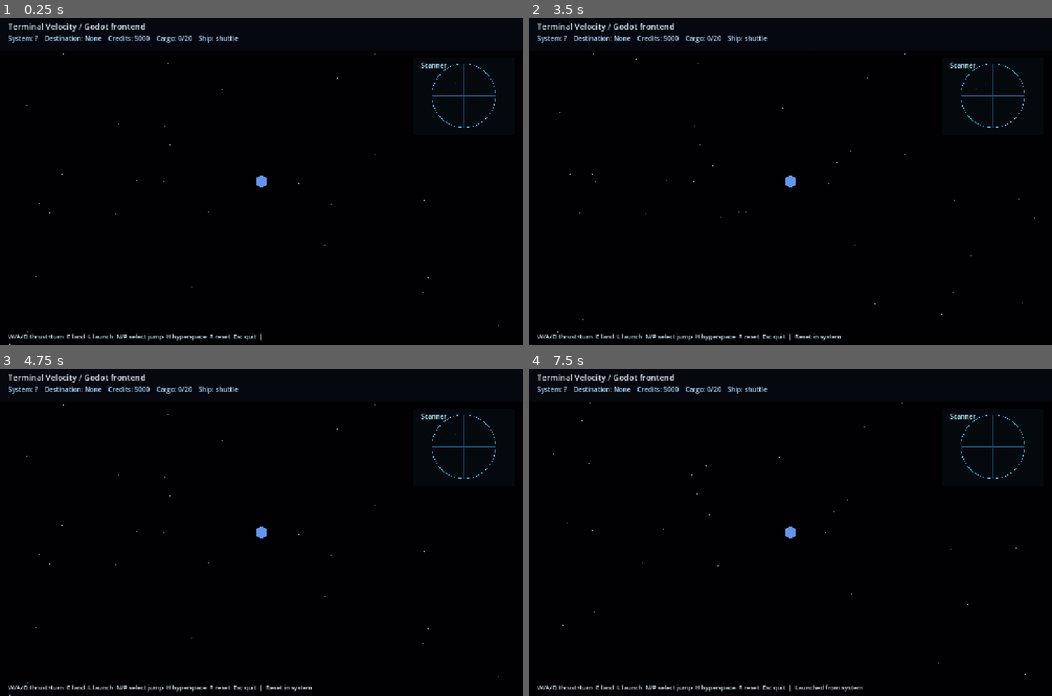
Above: before the commit, frames 1-4 (two rows, left to right).
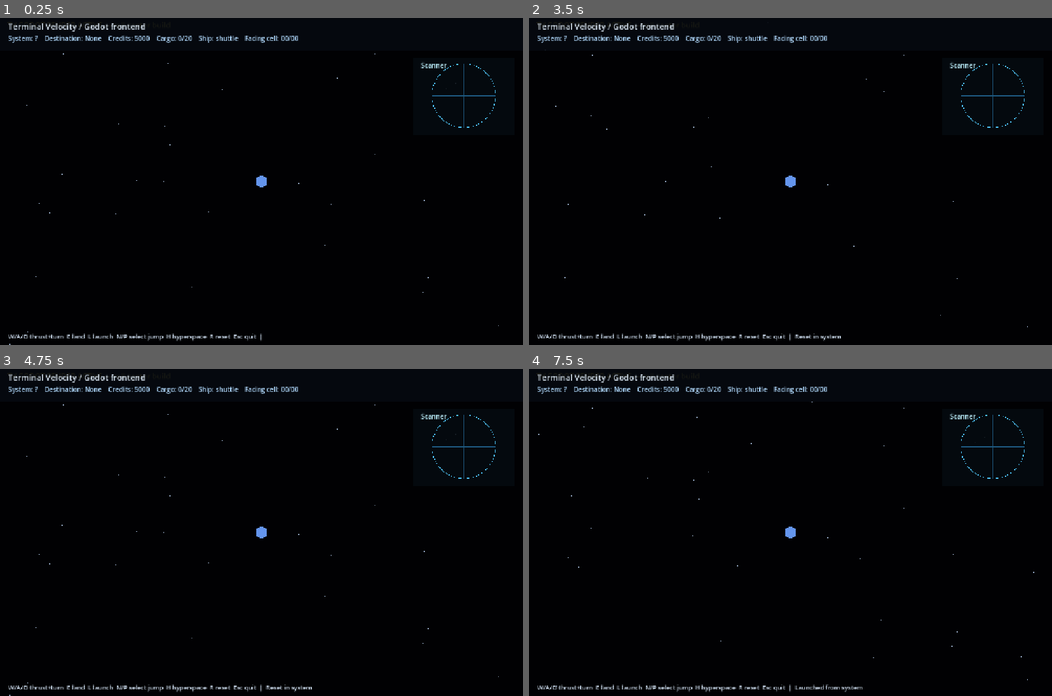
Above: after the commit, the same moments.

Repository: markvshaney/terminal-velocity
Game: Godot game, scene res://scenes/Main.tscn
The game is run twice, just before and just after one commit, with the same random seed, the same clock (stepped at 60 frames per second) and the same inputs.
Inputs:
- Up to frame 1 (0.25 s): no input
- Up to frame 2 (3.5 s): tap Enter at 0.5, 2 s; hold D 0.53-1.28 s; tap R at 0.6, 1.55, 2.1, 3.05 s; tap L at 0.8, 1.35, 2.3 s; tap Space at 1.25, 2.75 s; hold S 1.28-2.03 s; hold D 2.03-2.78 s; hold W from 2.78 s (still down); tap E at 2.85 s
- Up to frame 3 (4.75 s): release W at 3.53 s; hold A from 3.53 s (still down); tap L at 3.6 s; tap N at 4.35 s; tap R at 4.55 s
- Up to frame 4 (7.5 s): tap Enter at 5, 6.6 s; release A at 5.03 s; hold S 5.03-5.78 s; tap P at 5.1 s; tap L at 5.3, 6.8 s; tap Space at 5.75 s; hold D 5.78-6.53 s; tap H at 5.85 s; tap R at 6.05 s; hold W 6.53-7.28 s; hold D from 7.28 s (still down); tap B at 7.35 s

The runs differ from the first frame. In frame 1, 0.1% of the frame differs, in the area x 46-57%, y 5-8%; in frame 2, 0.1%; in frame 3, 0.1%; in frame 4, 0.2%, in the area x 1-97%, y 5-98%.
Error before the commit: Invalid access of index '0' on a base object of type: 'Array'. (res://scripts/main.gd:76)
Error after the commit: Invalid access of index '0' on a base object of type: 'Array'. (res://scripts/main.gd:82)

Commit message:
fix: decode EV rlëD ship rotations correctly

Diff:
--- a/godot_ev/scripts/main.gd
+++ b/godot_ev/scripts/main.gd
@@ -22,10 +22,15 @@
 var current_system := {}
 var player_ship := {}
 var player_frames: Array[Texture2D] = []
+var player_frame_offsets: Array[Vector2] = []
+var player_frame_alpha_counts: Array[int] = []
 var npc_frames: Array[Texture2D] = []
+var npc_frame_offsets: Array[Vector2] = []
 var pos := PLAYER_START
 var vel := Vector2.ZERO
 var angle_deg := 0.0
+var player_facing_index := 0
+var turn_cell_progress := 0.0
 var landed := false
 var selected_link_index := 0
 var stars: Array[Vector2] = []
@@ -44,7 +49,8 @@
 var cargo_space := 20
 
 func _ready() -> void:
-	get_window().title = "Terminal Velocity — Godot EV Frontend"
+	get_window().title = "Terminal Velocity — Godot EV Frontend — cell-center registration"
+	RenderingServer.set_default_clear_color(Color(0.005, 0.006, 0.012))
 	repo_root = _repo_root()
 	_load_data()
 	_make_stars()
@@ -82,27 +88,57 @@
 		player_ship = ships["ships"][0]
 	player_ship_id = str(player_ship.get("id", "shuttle"))
 	cargo_space = int(player_ship.get("cargoSpace", cargo_space))
-	player_frames = _load_ship_frames(player_ship)
+	var player_frame_set := _load_ship_frame_set(player_ship)
+	player_frames = player_frame_set["frames"]
+	player_frame_offsets = player_frame_set["offsets"]
+	player_frame_alpha_counts = player_frame_set["alpha_counts"]
 	var npc_ship := player_ship
 	for ship in ships.get("ships", []):
 		if ship.get("id", "") != player_ship.get("id", ""):
 			npc_ship = ship
 			break
-	npc_frames = _load_ship_frames(npc_ship)
+	var npc_frame_set := _load_ship_frame_set(npc_ship)
+	npc_frames = npc_frame_set["frames"]
+	npc_frame_offsets = npc_frame_set["offsets"]
 	status_line = "Loaded %d systems, %d ships, %d shuttle frames" % [universe.get("systems", []).size(), ships.get("ships", []).size(), player_frames.size()]
 
 func _load_ship_frames(ship: Dictionary) -> Array[Texture2D]:
+	return _load_ship_frame_set(ship)["frames"]
+
+func _load_ship_frame_set(ship: Dictionary) -> Dictionary:
 	var frames: Array[Texture2D] = []
+	var offsets: Array[Vector2] = []
+	var alpha_counts: Array[int] = []
 	var asset_dir: String = repo_root + "/native_ev/" + str(ship.get("assetDir", ""))
 	for i in range(ship.get("frameCount", FRAME_COUNT)):
 		var image := Image.new()
 		var frame_path: String = asset_dir + "/frame_%02d.png" % i
 		var err := image.load(frame_path)
 		if err == OK:
+			offsets.append(_frame_draw_offset(image))
+			alpha_counts.append(_frame_alpha_count(image))
 			frames.append(ImageTexture.create_from_image(image))
 		else:
 			push_warning("missing frame " + frame_path)
-	return frames
+	return {"frames": frames, "offsets": offsets, "alpha_counts": alpha_counts}
+
+func _frame_draw_offset(image: Image) -> Vector2:
+	var used := image.get_used_rect()
+	var image_center := Vector2(float(image.get_width()) * 0.5, float(image.get_height()) * 0.5)
+	if used.size.x <= 0 or used.size.y <= 0:
+		return image_center
+	return Vector2(used.position) + Vector2(used.size) * 0.5
+
+func _frame_alpha_count(image: Image) -> int:
+	var used := image.get_used_rect()
+	if used.size.x <= 0 or used.size.y <= 0:
+		return 0
+	var count := 0
+	for y in range(used.position.y, used.position.y + used.size.y):
+		for x in range(used.position.x, used.position.x + used.size.x):
+			if image.get_pixel(x, y).a > 0.0:
+				count += 1
+	return count
 
 func _make_stars() -> void:
 	stars.clear()
@@ -124,10 +160,22 @@
 func _handle_input(delta: float) -> void:
 	if Input.is_key_pressed(KEY_ESCAPE):
 		get_tree().quit()
+	var turn_dir := 0
 	if Input.is_key_pressed(KEY_A) or Input.is_key_pressed(KEY_LEFT):
-		angle_deg -= 180.0 * delta
+		turn_dir -= 1
 	if Input.is_key_pressed(KEY_D) or Input.is_key_pressed(KEY_RIGHT):
-		angle_deg += 180.0 * delta
+		turn_dir += 1
+	if turn_dir != 0 and not player_frames.is_empty():
+		turn_cell_progress += float(turn_dir) * 18.0 * delta
+		while turn_cell_progress >= 1.0:
+			player_facing_index = (player_facing_index + 1) % player_frames.size()
+			turn_cell_progress -= 1.0
+		while turn_cell_progress <= -1.0:
+			player_facing_index = (player_facing_index - 1 + player_frames.size()) % player_frames.size()
+			turn_cell_progress += 1.0
+	elif turn_dir == 0:
+		turn_cell_progress = 0.0
+	angle_deg = _facing_degrees(player_facing_index, max(player_frames.size(), FRAME_COUNT))
 	var nose := Vector2.UP.rotated(deg_to_rad(angle_deg))
 	if Input.is_key_pressed(KEY_W) or Input.is_key_pressed(KEY_UP):
 		vel += nose * 250.0 * delta
@@ -185,6 +233,9 @@
 			KEY_R:
 				pos = PLAYER_START
 				vel = Vector2.ZERO
+				player_facing_index = 0
+				angle_deg = 0.0
+				turn_cell_progress = 0.0
 				landed = false
 				status_line = "Reset in " + current_system.get("name", "system")
 
@@ -236,6 +287,8 @@
 func _draw() -> void:
 	draw_rect(Rect2(Vector2.ZERO, VIEW_SIZE), Color(0.005, 0.006, 0.012), true)
 	var center := VIEW_SIZE * 0.5
+	var font := ThemeDB.fallback_font
+	draw_string(font, Vector2(18, 24), "TV GODOT RENDER ACTIVE — cell-center build", HORIZONTAL_ALIGNMENT_LEFT, 620, 18, Color(1.0, 0.85, 0.25))
 	for star in stars:
 		var screen := center + (star - pos * 0.18) * 0.45
 		if Rect2(Vector2.ZERO, VIEW_SIZE).has_point(screen):
@@ -263,19 +316,55 @@
 	var offsets: Array[Vector2] = [Vector2(260, -180), Vector2(-340, 220), Vector2(520, 160), Vector2(-640, -260)]
 	for i in range(offsets.size()):
 		var screen: Vector2 = center + (offsets[i] - pos) * WORLD_SCALE
-		var tex := npc_frames[(i * 7) % npc_frames.size()]
-		draw_texture_rect(tex, Rect2(screen - Vector2(tex.get_width(), tex.get_height()) * 0.5, Vector2(tex.get_width(), tex.get_height())), false)
+		var frame_index := (i * 7) % npc_frames.size()
+		var tex := npc_frames[frame_index]
+		var draw_offset := Vector2(tex.get_width(), tex.get_height()) * 0.5
+		if frame_index < npc_frame_offsets.size():
+			draw_offset = npc_frame_offsets[frame_index]
+		draw_texture_rect(tex, Rect2(screen - draw_offset, Vector2(tex.get_width(), tex.get_height())), false)
 		draw_arc(screen, 28, 0, TAU, 20, Color(0.35, 0.55, 0.80, 0.7), 1.0)
 
 func _draw_player(center: Vector2) -> void:
 	if player_frames.is_empty():
 		draw_circle(center, 14, Color.CORNFLOWER_BLUE)
 		return
-	var frame_index := int(round(fposmod(angle_deg, 360.0) / 10.0)) % player_frames.size()
+	# EV-style fixed-cell registration: A/D advances to the neighboring original
+	# 36-facing cell; the ship entity stays fixed and the selected whole cell is
+	# drawn centered. This path never rotates a texture or sprite sheet.
+	var frame_index := _visible_facing_index(player_facing_index)
 	var tex := player_frames[frame_index]
 	var size := Vector2(tex.get_width(), tex.get_height())
+	_draw_center_registered_ship_cell(center, tex, size)
+	draw_arc(center, max(size.x, size.y) * 0.65, 0, TAU, 36, Color(0.2, 0.75, 1.0, 0.8), 1.2)
+
+func _facing_frame_index(degrees: float, frame_count: int) -> int:
+	if frame_count <= 0:
+		return 0
+	return int(round(fposmod(degrees, 360.0) / (360.0 / float(frame_count)))) % frame_count
+
+func _facing_degrees(frame_index: int, frame_count: int) -> float:
+	if frame_count <= 0:
+		return 0.0
+	return float(frame_index % frame_count) * (360.0 / float(frame_count))
+
+func _visible_facing_index(frame_index: int) -> int:
+	if player_frames.is_empty():
+		return 0
+	var count := player_frames.size()
+	var idx := frame_index % count
+	if idx < player_frame_alpha_counts.size() and player_frame_alpha_counts[idx] > 0:
+		return idx
+	for step in range(1, count):
+		var forward := (idx + step) % count
+		if forward < player_frame_alpha_counts.size() and player_frame_alpha_counts[forward] > 0:
+			return forward
+		var backward := (idx - step + count) % count
+		if backward < player_frame_alpha_counts.size() and player_frame_alpha_counts[backward] > 0:
+			return backward
+	return idx
+
+func _draw_center_registered_ship_cell(center: Vector2, tex: Texture2D, size: Vector2) -> void:
 	draw_texture_rect(tex, Rect2(center - size * 0.5, size), false)
-	draw_arc(center, max(size.x, size.y) * 0.65, 0, TAU, 36, Color(0.2, 0.75, 1.0, 0.8), 1.2)
 
 func _draw_hud() -> void:
 	var font := ThemeDB.fallback_font
@@ -285,7 +374,7 @@
 		destination = str(links[selected_link_index % links.size()])
 	draw_rect(Rect2(0, 0, 1280, 78), Color(0.02, 0.035, 0.06, 0.92), true)
 	draw_string(font, Vector2(20, 28), "Terminal Velocity / Godot frontend", HORIZONTAL_ALIGNMENT_LEFT, 500, 20, Color(0.9, 0.95, 1.0))
-	draw_string(font, Vector2(20, 56), "System: %s    Destination: %s    Credits: %d    Cargo: %d/%d    Ship: %s" % [current_system.get("name", "?"), destination, credits, cargo, cargo_space, player_ship_id], HORIZONTAL_ALIGNMENT_LEFT, 980, 16, Color(0.70, 0.86, 1.0))
+	draw_string(font, Vector2(20, 56), "System: %s    Destination: %s    Credits: %d    Cargo: %d/%d    Ship: %s    Facing cell: %02d/%02d" % [current_system.get("name", "?"), destination, credits, cargo, cargo_space, player_ship_id, player_facing_index, _visible_facing_index(player_facing_index)], HORIZONTAL_ALIGNMENT_LEFT, 1120, 16, Color(0.70, 0.86, 1.0))
 	draw_rect(Rect2(1010, 96, 250, 190), Color(0.02, 0.04, 0.06, 0.88), true)
 	draw_arc(Vector2(1135, 190), 78, 0, TAU, 64, Color(0.30, 0.75, 0.95), 1.0)
 	draw_line(Vector2(1135, 112), Vector2(1135, 268), Color(0.12, 0.35, 0.50), 1.0)
@@ -585,7 +674,9 @@
 	credits -= price
 	player_ship = new_ship
 	player_ship_id = ship_id
-	player_frames = _load_ship_frames(player_ship)
+	var player_frame_set := _load_ship_frame_set(player_ship)
+	player_frames = player_frame_set["frames"]
+	player_frame_offsets = player_frame_set["offsets"]
 	cargo_space = int(player_ship.get("cargoSpace", cargo_space))
 	cargo = min(cargo, cargo_space)
 	status_line = "Bought ship: " + ship_id
Binary file added: godot_ev/argosy_contact.png
Binary file added: godot_ev/frigate_contact.png
Binary file added: godot_ev/light_freighter_contact.png
Binary file added: godot_ev/lightning_contact.png
Binary file added: godot_ev/shuttle_contact.png
Binary file added: godot_ev/shuttle_contact_fixed_runtime.png
Binary file added: godot_ev/shuttle_contact_skip_False.png
Binary file added: godot_ev/shuttle_contact_skip_True.png
Binary file added: godot_ev/shuttle_cumulative_False.png
Binary file added: godot_ev/shuttle_cumulative_True.png
Binary file added: godot_ev/shuttle_frames_contact.png
Not shown, changed: godot_ev/windows/RunGodot.ps1
(and 199 more such lines)
